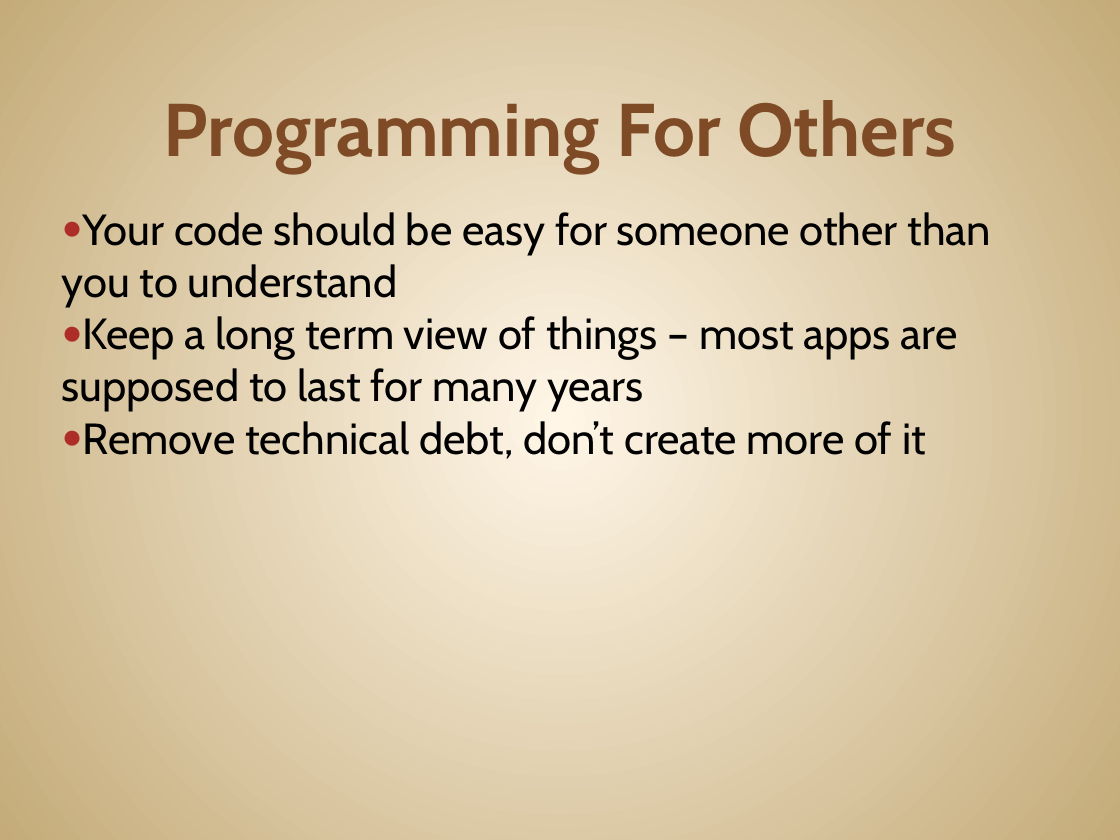
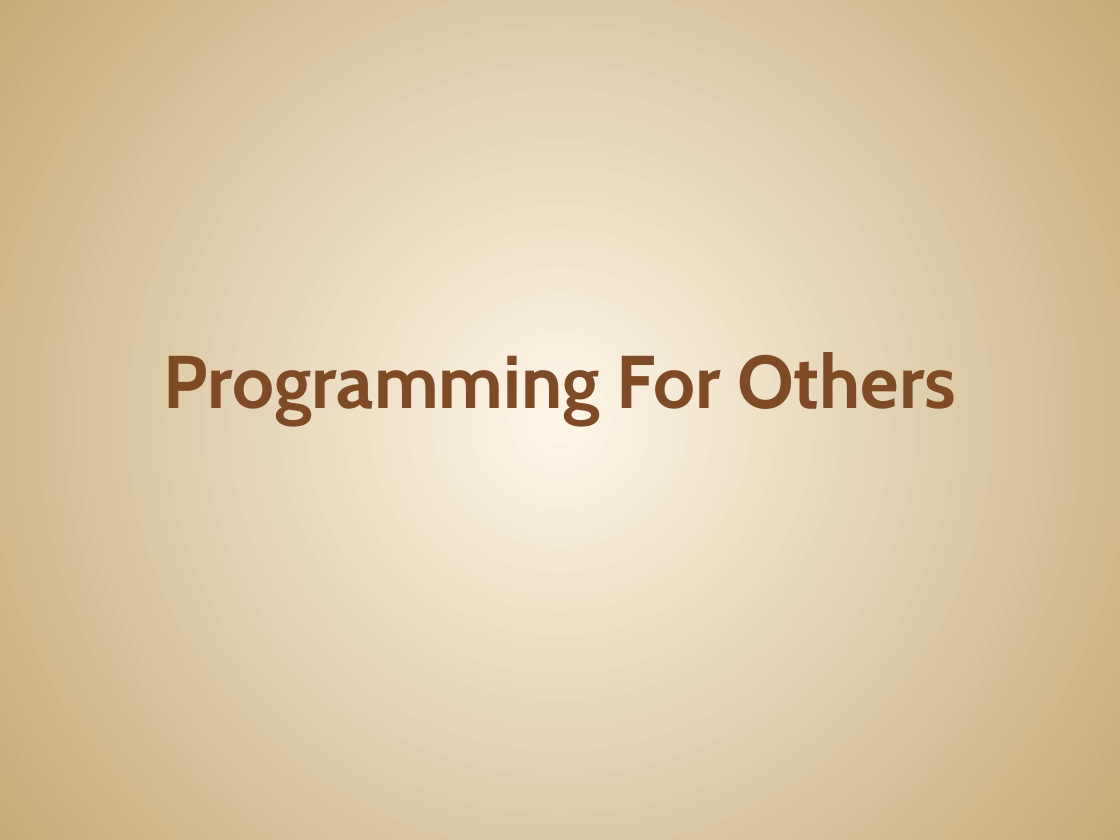
Before and after one commit to JonKruger/oop-solid-sample, a slide deck: slide 10 of slides/OOP-SOLID-CodeMash.pptx. Drawn at 1120x840 pixels with LibreOffice and Linux fonts; fonts in the diff are those of the drawing. Boxes give left, top, right and bottom in pixels: in the first picture for what was removed or moved away, otherwise in the second. Text is boxed around its words. In the diff, an @@ line names an element or a change of style, - is before the commit and + after.

```diff
--- a/slides/OOP-SOLID-CodeMash.pptx
+++ b/slides/OOP-SOLID-CodeMash.pptx
@@ text removed at (62,212,991,459) @@
-● Your code should be easy for someone other than you to understand
-● Keep a long term view of things – most apps are supposed to last for many years
-● Remove technical debt, don’t create more of it
@@ title "Programming For Others": place and size @@
-title "Programming For Others" at (164,100,956,173)
+title "Programming For Others" at (164,352,956,425)
```
Also in this commit, not shown: 11 other slides changed, 4 slides added, 4 slides removed, 4 other files.
